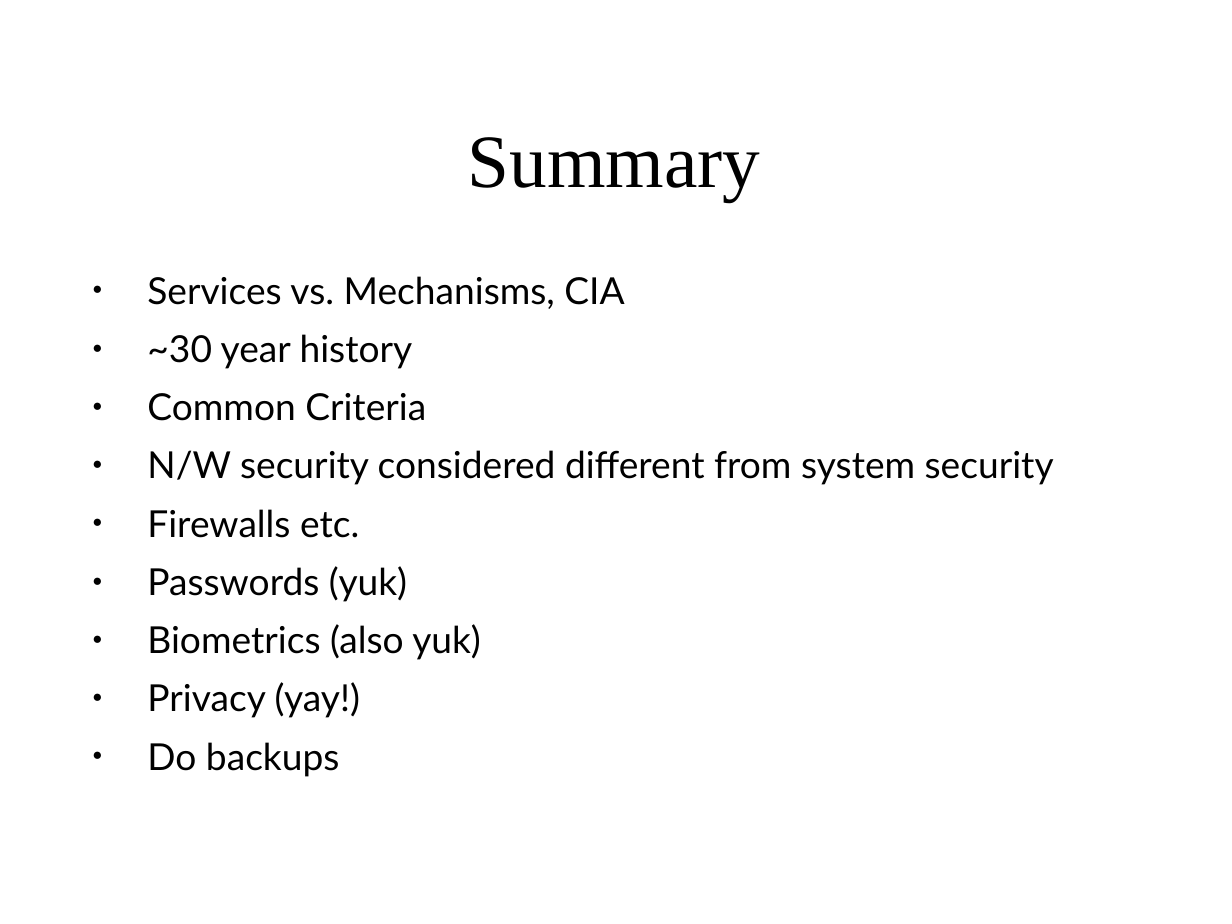
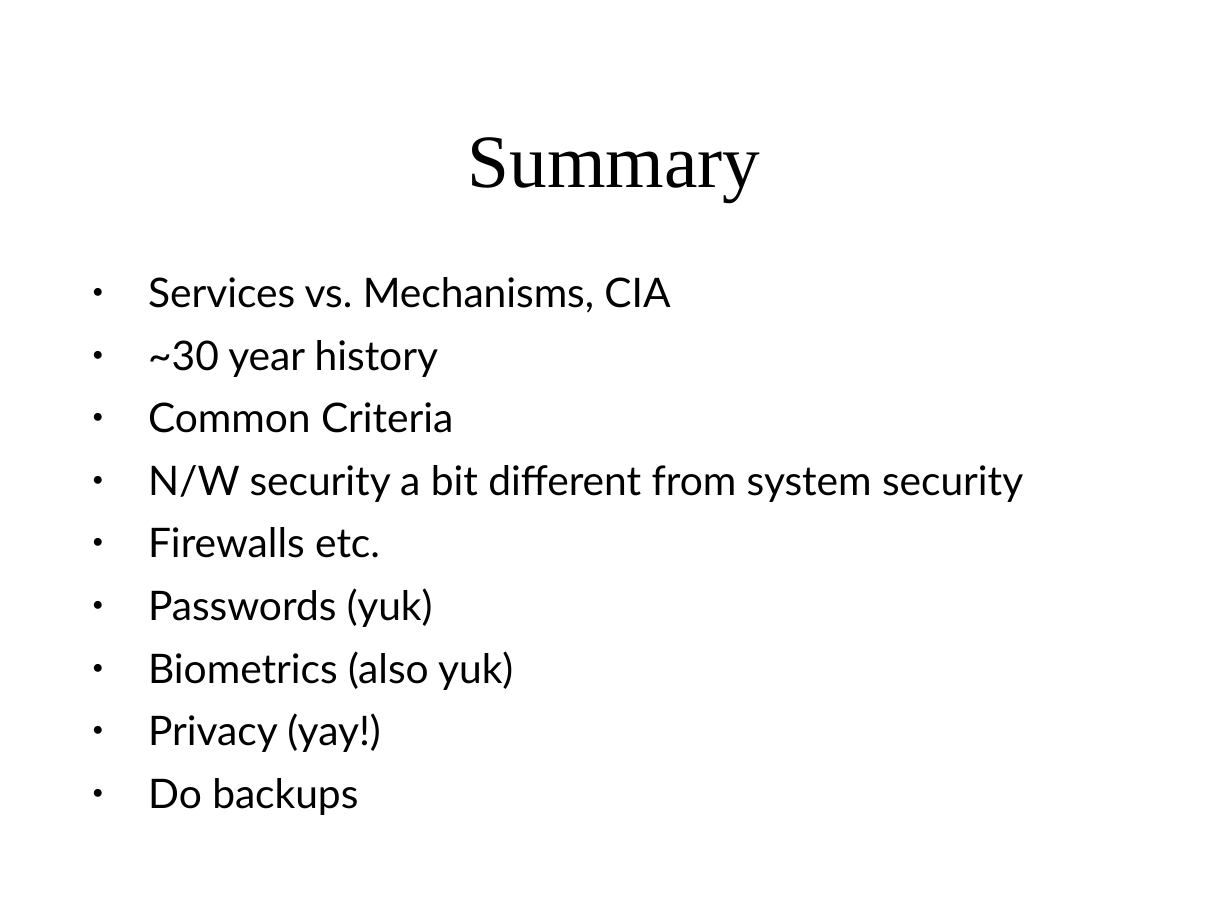
Before and after one commit to sftcd/cs7053, a slide deck: slide 64 of 2016lectures/02-concepts.ppt. Drawn at 1232x924 pixels with LibreOffice and Linux fonts; fonts in the diff are those of the drawing. Boxes give left, top, right and bottom in pixels: in the first picture for what was removed or moved away, otherwise in the second. Text is boxed around its words. In the diff, an @@ line names an element or a change of style, - is before the commit and + after.

```diff
--- a/2016lectures/02-concepts.ppt
+++ b/2016lectures/02-concepts.ppt
@@ text at [148,277,670,815]: size 21.7 to 23.8 pt in "Services vs. Mechanisms, CIA", "~30 year history", "Common Criteria", "Firewalls etc." and 4 more places @@
@@ text at [148,465,1023,502]: text changed; size 21.7 to 23.8 pt @@
-● N/W security considered different from system security
+● N/W security a bit different from system security
```
Also in this commit, not shown: 19 other slides changed, 2 other files.
